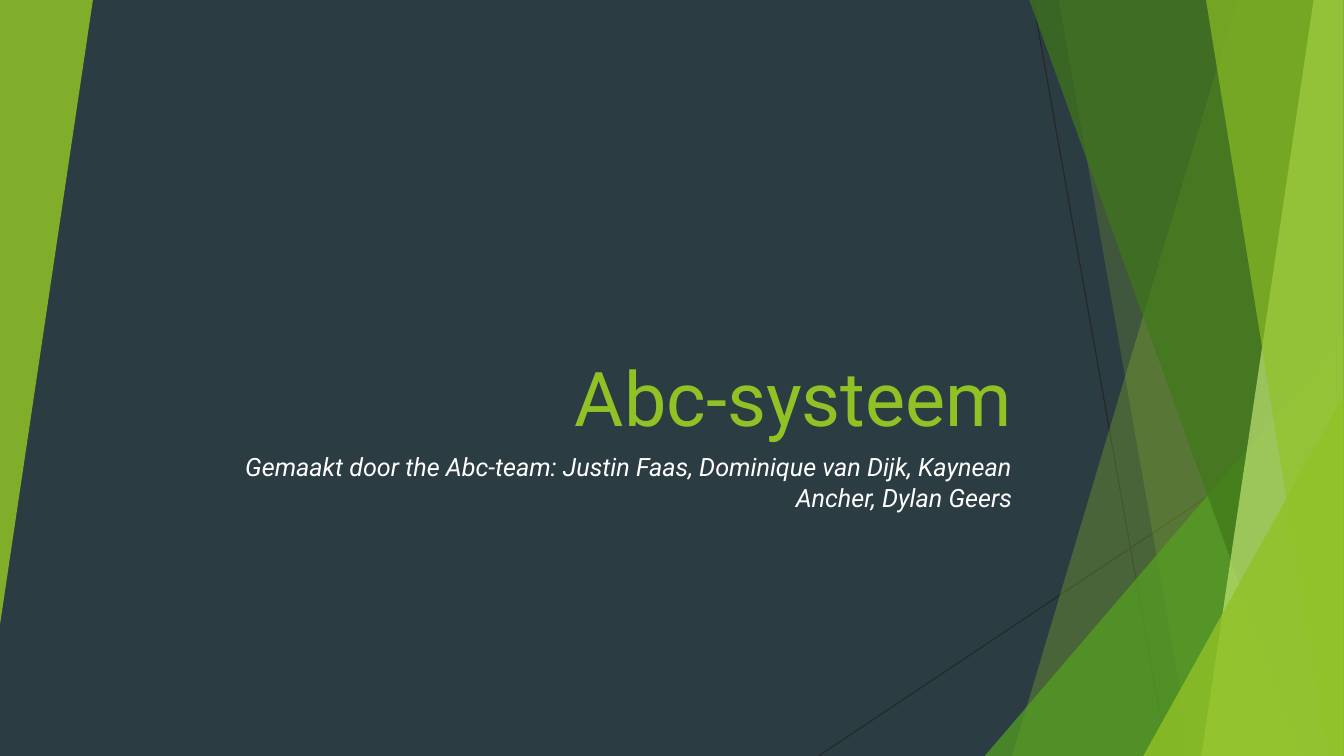
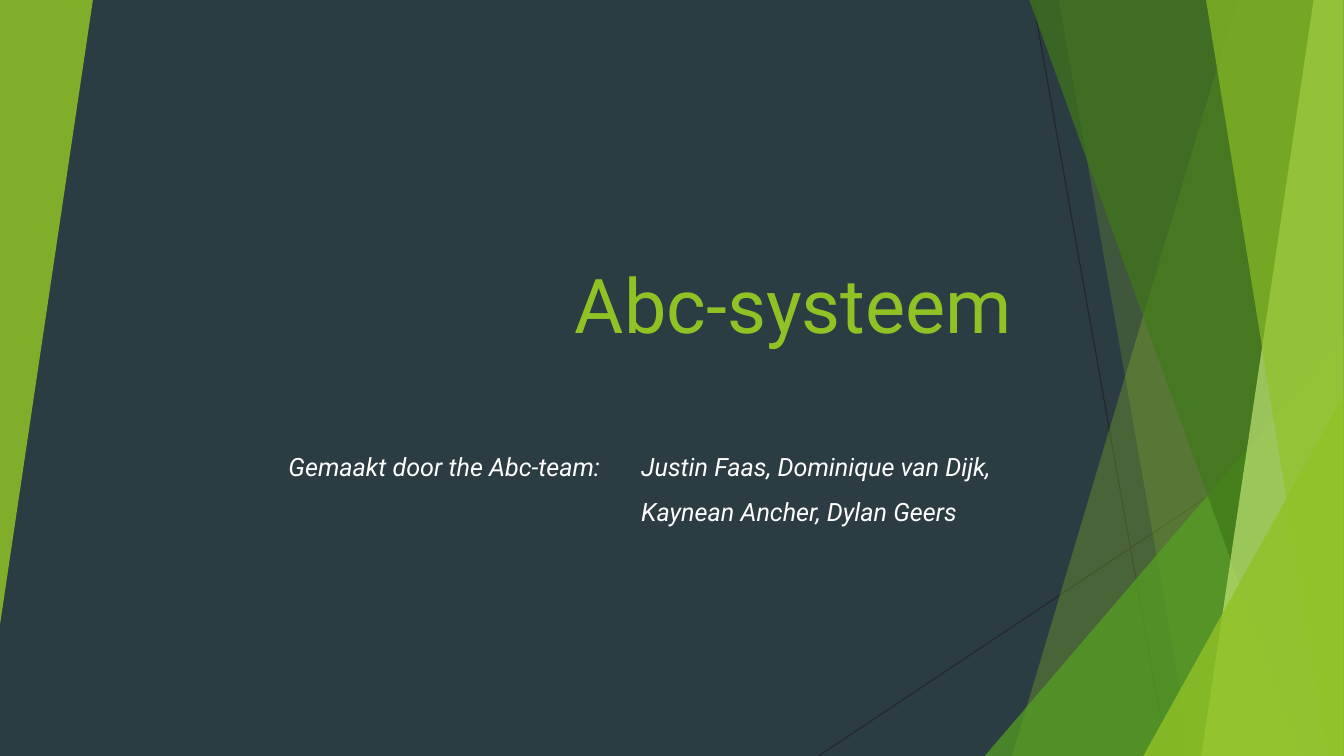
Before and after one commit to BM4GIT/PA-competitie, a slide deck: slide 1 of 2018-2019/ABC Autobewaking/Documenten/Presentatie.pptx. Drawn at 1344x756 pixels with LibreOffice and Linux fonts; fonts in the diff are those of the drawing. Boxes give left, top, right and bottom in pixels: in the first picture for what was removed or moved away, otherwise in the second. Text is boxed around its words. In the diff, an @@ line names an element or a change of style, - is before the commit and + after.

```diff
--- a/2018-2019/ABC Autobewaking/Documenten/Presentatie.pptx
+++ b/2018-2019/ABC Autobewaking/Documenten/Presentatie.pptx
@@ title "Abc-systeem": place and size @@
-title "Abc-systeem" at box(575, 369, 1012, 442)
+title "Abc-systeem" at box(575, 276, 1012, 349)
@@ subtitle at box(288, 457, 990, 527): text changed @@
-Gemaakt door the Abc-team: Justin Faas, Dominique van Dijk, Kaynean Ancher, Dylan Geers
+Gemaakt door the Abc-team: Justin Faas, Dominique van Dijk,
+Kaynean Ancher, Dylan Geers
```
Also in this commit, not shown: 4 other slides changed, 1 slide added, 1 slide removed, 51 other files.
